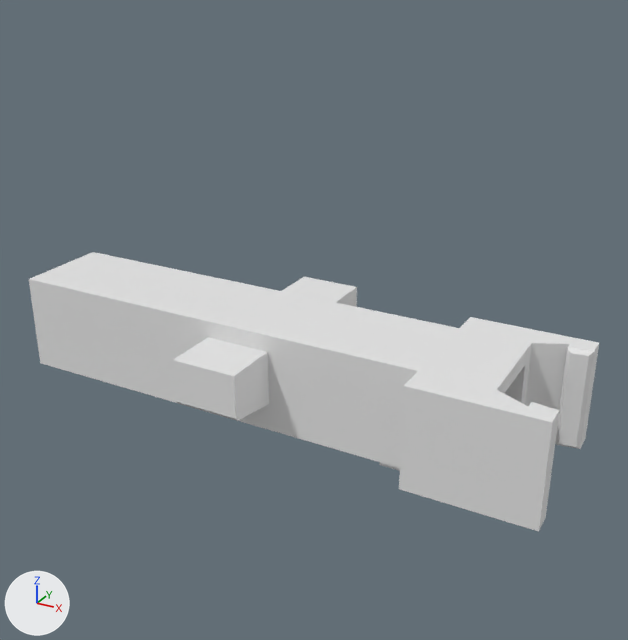
The Blender file final.blend: old version first, new version second.
Rendered twice from a 50 mm camera at (69.3, -109.7, 63.2) aimed at (6.0, 5.4, 5.7). Arrows for +X, +Y and +Z are at lower left; the lights stay in place. The same objects are shown in both versions, whatever each file hides.

Names of what the first picture shows: 'chute', 'plungerMod2'.
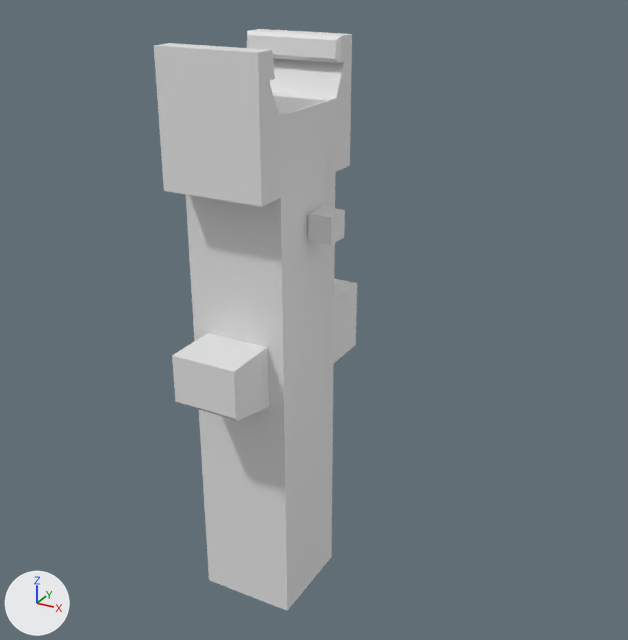
Pixel boxes (x1, y1, x2, y2) of what changed, in the pictures (628 x 640 px):
'chute', turned: before (29, 252, 599, 532); after (154, 29, 352, 611)
'plungerMod2', reshaped: before (172, 277, 357, 421); after (172, 279, 357, 421)

The change in detail:
me_mesh_002 is used by ob_plungermod2; location (0.0, 0.0, 0.0); scale (10.0, 10.0, 10.0).
me_mesh_002 had 20 vertices, 16 faces and spanned x -0.55..0.55, y -1.75..2.25, z -0.5..0.55.
me_mesh_002 now has 28 vertices, 22 faces and spans x -0.55..0.55, y -1.75..2.25, z -0.6..0.62.
Part 1, on me_mesh_002:
4 vertices are removed from x -0.55..0.55, y 2.25, z -0.5..0.55.
7 faces are deleted.
6 vertices in x -0.55..0.55, y -1.75..0.5, z 0.55 move by (0.0, 0.0, 0.07).
2 vertices move from x -0.55..0.55, y 0.02, z -0.5 to x -0.55..0.55, y 0.02, z -0.6.
6 vertices are added at (0.55, 2.25, -0.6), (-0.55, 2.25, -0.6), (0.0, 1.56, -0.6), (0.0, 1.36, -0.6), (0.1, 1.46, -0.6), (-0.1, 1.46, -0.6).
6 new vertices lie (0.0, 0.0, 1.22) away from vertices in x -0.55..0.55, y 1.36..2.25, z -0.6.
13 new faces join them.
Object 'chute' (ob_chute) turns from (90, 0, 0) to (90, -90, 0) degrees about x, y and z.
